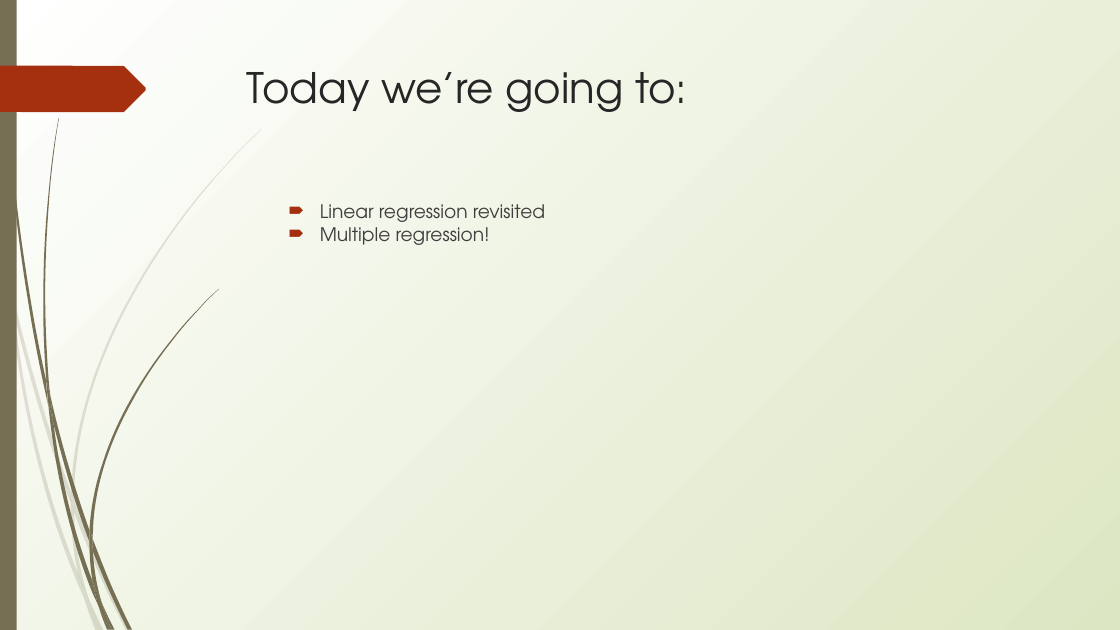
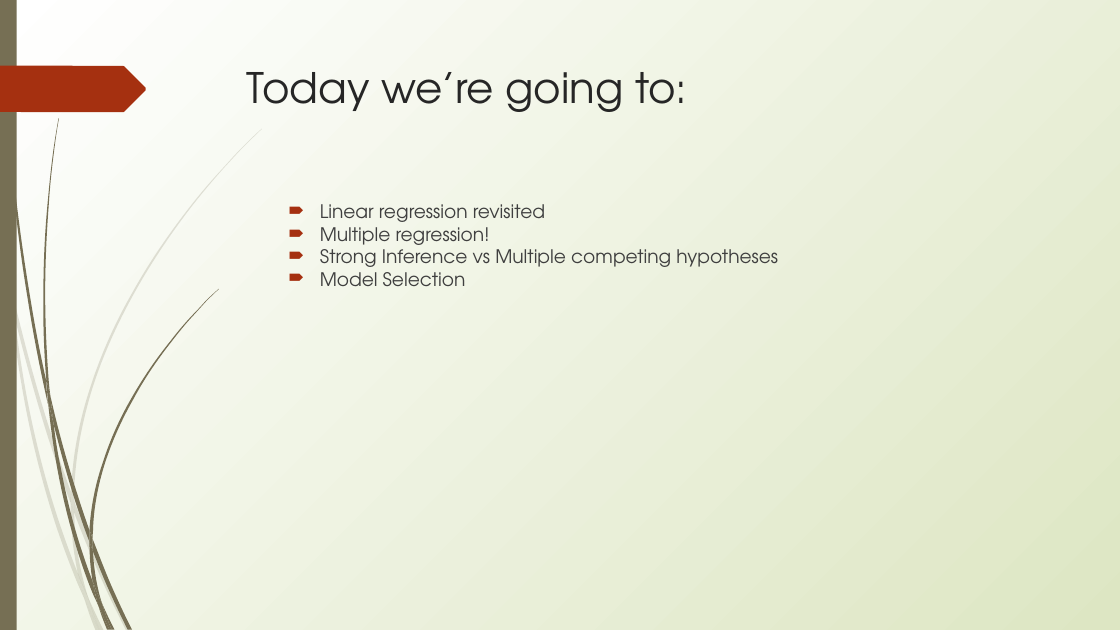
Before and after one commit to erynmcfarlane/GraduateStatsClass, a slide deck: slide 2 of Lecture4.pptx. Drawn at 1120x630 pixels with LibreOffice and Linux fonts; fonts in the diff are those of the drawing. Boxes give left, top, right and bottom in pixels: in the first picture for what was removed or moved away, otherwise in the second. Text is boxed around its words. In the diff, an @@ line names an element or a change of style, - is before the commit and + after.

Commit message:
lecture 4 changes

```diff
--- a/Lecture4.pptx
+++ b/Lecture4.pptx
@@ text at (320, 244, 778, 286): paragraphs added @@
+  🠶 Strong Inference vs Multiple competing hypotheses
+  🠶 Model Selection
```
Also in this commit, not shown: 28 slides added, 1 slide removed.
